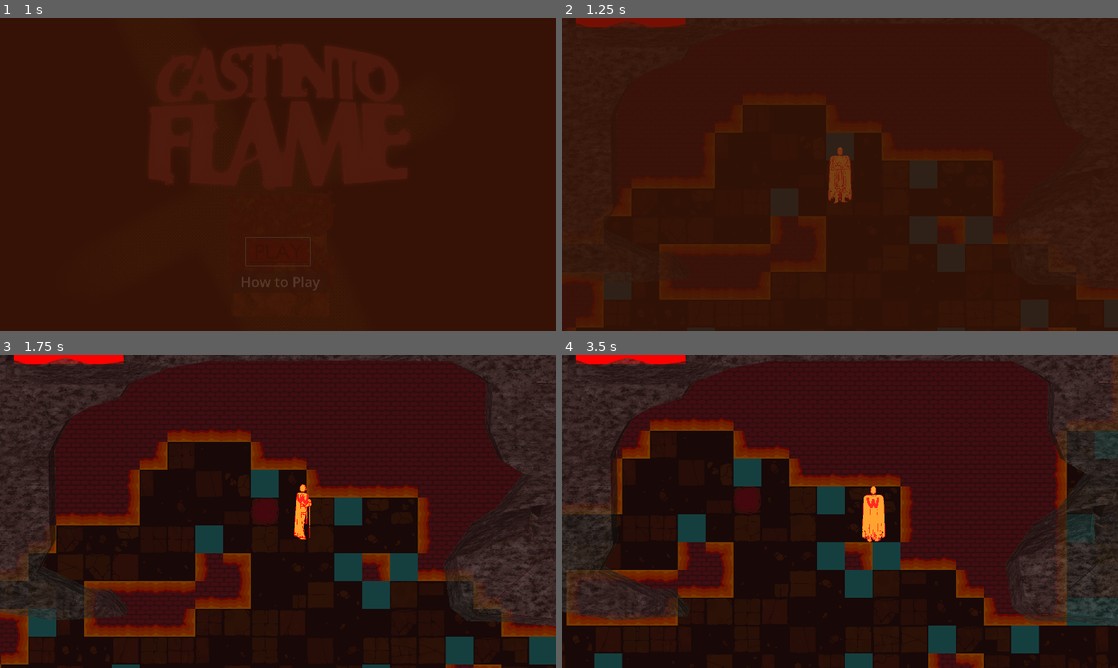
Above: before the commit, frames 1-4 (two rows, left to right).
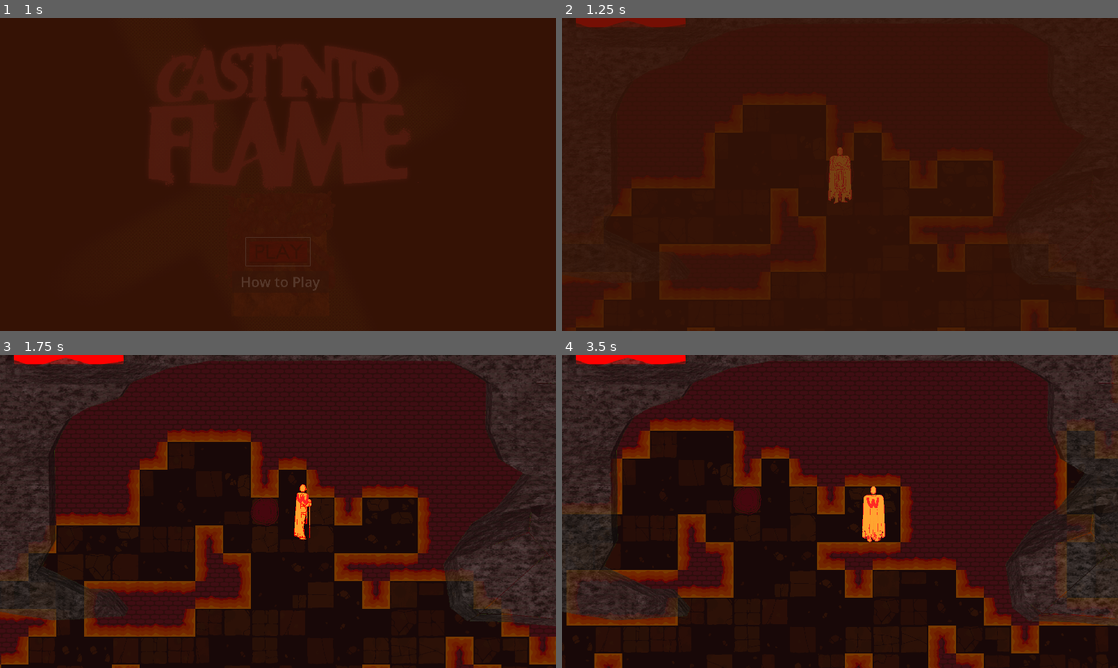
Above: after the commit, the same moments.

Repository: jible/capstone
Game: Godot game, scene res://scenes/testScenes/main_menu.tscn
The game is run twice, just before and just after one commit, with the same random seed, the same clock (stepped at 60 frames per second) and the same inputs. The engine's default icon, where the game draws it, is replaced by a stand-in: a white triangle on a blue panel in a dark square.
Inputs (mouse positions are in pixels of both pictures, inside the frame that each line leads up to):
- Up to frame 1 (1 s): click (278, 252) at 0.5 s
- Up to frame 2 (1.25 s): no input
- Up to frame 3 (1.75 s): move the mouse to (400, 495) at 1.27 s; hold Right (right) from 1.28 s (still down); hold Space (attack) from 1.28 s (still down)
- Up to frame 4 (3.5 s): move the mouse to (728, 527) at 2.02 s; release Right (right) at 2.03 s; release Space (attack) at 2.03 s; hold Down (down) 2.03-2.78 s; tap Space (attack) at 2.1 s; move the mouse to (895, 442) at 2.77 s; hold Right (right) from 2.78 s (still down); hold Space (attack) from 2.78 s (still down)

Frame 1 is identical in both runs. In frame 2, 2.9% of the frame differs, in the area x 7-100%, y 36-100%; in frame 3, 4.8%; in frame 4, 6.1%, in the area x 5-100%, y 16-100%.

Commit message:
updated wall tileset

Diff:
--- a/scenes/prefabs/scene_config_package.tscn
+++ b/scenes/prefabs/scene_config_package.tscn
@@ -2,17 +2,22 @@
 
 [ext_resource type="Script" path="res://scenes/prefabs/scene_config_package.gd" id="1_qcfrr"]
 [ext_resource type="PackedScene" uid="uid://b0qchcd21rx5b" path="res://scenes/level_generator.tscn" id="2_1eor7"]
+[ext_resource type="Texture2D" uid="uid://sm787wug65qm" path="res://assets/tilesets/combined-9tile-lust-tempV2.png" id="3_1x4pb"]
 [ext_resource type="PackedScene" uid="uid://c6kyubdgubp47" path="res://scenes/prefabs/player/player.tscn" id="3_5fksv"]
-[ext_resource type="Texture2D" uid="uid://da7e81hsff5sq" path="res://assets/tilesets/combined_lust_temp.png" id="3_maash"]
 [ext_resource type="Texture2D" uid="uid://ca6grrk71ix8f" path="res://assets/tilesets/wall_tileset.png" id="3_qveav"]
 [ext_resource type="Texture2D" uid="uid://duufxwo0sqfp" path="res://assets/tilesets/wall_tileset_v2.png" id="4_ojut0"]
 [ext_resource type="PackedScene" uid="uid://c611v6n8n75j1" path="res://scenes/prefabs/custom_camera.tscn" id="4_t24gl"]
 [ext_resource type="Script" path="res://scripts/enemy_manager.gd" id="5_e7sx3"]
 [ext_resource type="PackedScene" uid="uid://dfvsgbamdsiep" path="res://scenes/prefabs/ui_elements/HUD.tscn" id="6_14c2j"]
 
-[sub_resource type="TileSetAtlasSource" id="TileSetAtlasSource_b158m"]
-texture = ExtResource("3_maash")
+[sub_resource type="TileSetAtlasSource" id="TileSetAtlasSource_fk4cq"]
+texture = ExtResource("3_1x4pb")
 texture_region_size = Vector2i(120, 120)
+0:0/0 = 0
+0:0/0/terrain_set = 0
+0:0/0/terrain = 0
+0:0/0/terrains_peering_bit/right_side = 0
+0:0/0/terrains_peering_bit/bottom_side = 0
 1:0/0 = 0
 1:0/0/terrain_set = 0
 1:0/0/terrain = 0
@@ -43,6 +48,10 @@
 2:1/0/terrains_peering_bit/bottom_side = 0
 2:1/0/terrains_peering_bit/left_side = 0
 2:1/0/terrains_peering_bit/top_side = 0
+8:1/0 = 0
+8:1/0/terrain_set = 0
+8:1/0/terrain = 0
+8:1/0/terrains_peering_bit/bottom_side = 0
 0:2/0 = 0
 0:2/0/terrain_set = 0
 0:2/0/terrain = 0
@@ -59,11 +68,31 @@
 2:2/0/terrain = 0
 2:2/0/terrains_peering_bit/left_side = 0
 2:2/0/terrains_peering_bit/top_side = 0
-0:0/0 = 0
-0:0/0/terrain_set = 0
-0:0/0/terrain = 0
-0:0/0/terrains_peering_bit/right_side = 0
-0:0/0/terrains_peering_bit/bottom_side = 0
+8:2/0 = 0
+8:2/0/terrain_set = 0
+8:2/0/terrain = 0
+8:2/0/terrains_peering_bit/bottom_side = 0
+8:2/0/terrains_peering_bit/top_side = 0
+8:3/0 = 0
+8:3/0/terrain_set = 0
+8:3/0/terrain = 0
+8:3/0/terrains_peering_bit/top_side = 0
+0:4/0 = 0
+0:4/0/terrain_set = 0
+0:4/0/terrain = 0
+0:4/0/terrains_peering_bit/right_side = 0
+1:4/0 = 0
+1:4/0/terrain_set = 0
+1:4/0/terrain = 0
+1:4/0/terrains_peering_bit/right_side = 0
+1:4/0/terrains_peering_bit/left_side = 0
+2:4/0 = 0
+2:4/0/terrain_set = 0
+2:4/0/terrain = 0
+2:4/0/terrains_peering_bit/left_side = 0
+5:4/0 = 0
+5:4/0/terrain_set = 0
+5:4/0/terrain = 0
 
 [sub_resource type="TileSet" id="TileSet_5qlh8"]
 tile_size = Vector2i(120, 120)
@@ -72,7 +101,7 @@
 terrain_set_0/mode = 0
 terrain_set_0/terrain_0/name = "Floor"
 terrain_set_0/terrain_0/color = Color(0.256857, 0.290858, 0.844398, 1)
-sources/0 = SubResource("TileSetAtlasSource_b158m")
+sources/1 = SubResource("TileSetAtlasSource_fk4cq")
 
 [sub_resource type="TileSetAtlasSource" id="TileSetAtlasSource_18dq5"]
 resource_name = "walls"
Binary file added: assets/tilesets/combined-9tile-lust-tempV2.png
Not shown, added: assets/tilesets/combined-9tile-lust-tempV2.png.import
